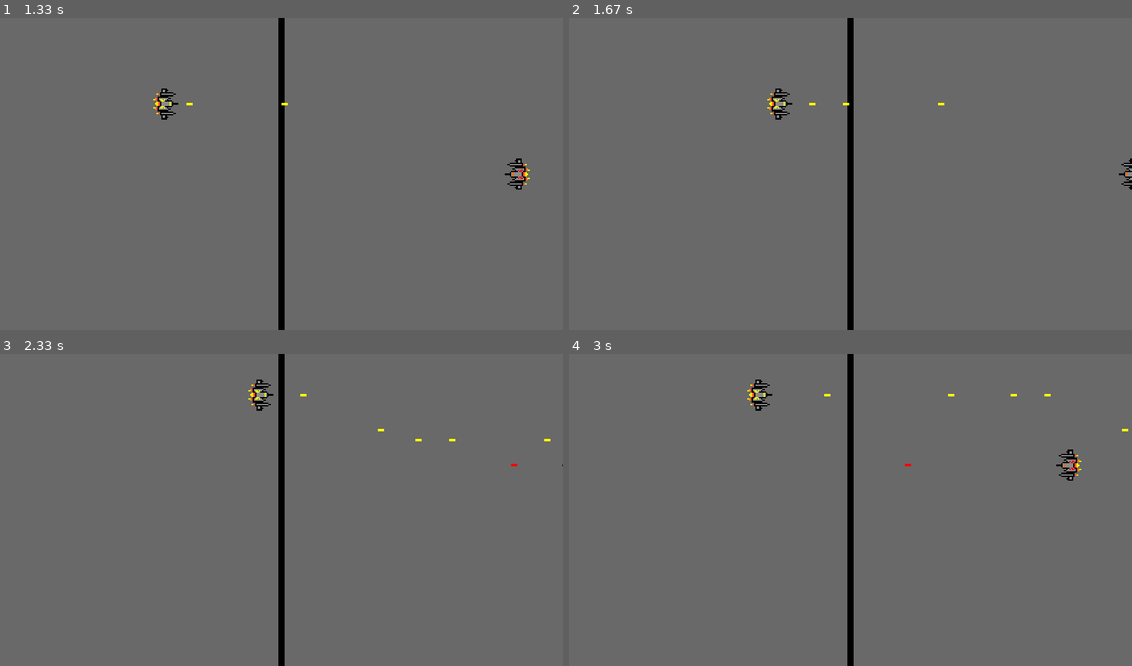
Above: before the commit, frames 1-4 (two rows, left to right).
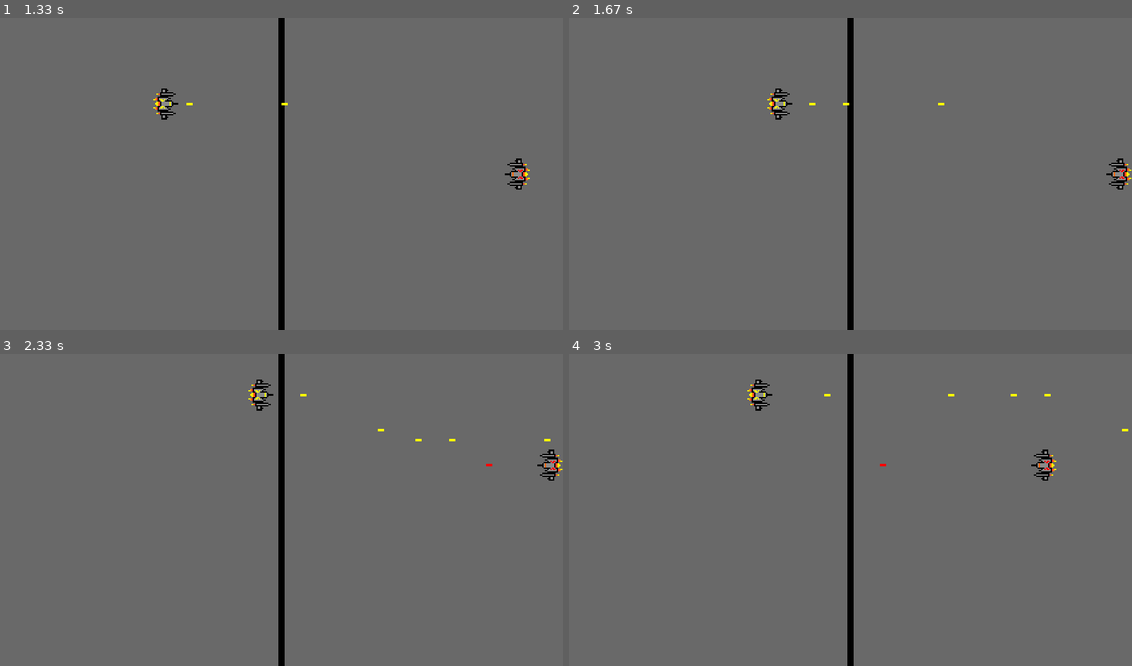
Above: after the commit, the same moments.

Repository: Specknz/SpaceContenders
Game: pygame game, started from main.py
Same seed, same stepped clock (60 frames per second), same inputs: the game is played once before the commit and once after it.
Inputs:
- Up to frame 1 (1.33 s): hold W 0.33-0.8 s; hold Right 0.33-0.8 s; tap Ctrl at 0.83, 1.23 s; hold Right from 1.17 s (still down); hold D from 1.17 s (still down)
- Up to frame 2 (1.67 s): tap Ctrl at 1.53 s; release Right at 1.63 s; release D at 1.63 s
- Up to frame 3 (2.33 s): hold Up 1.67-1.97 s; hold W 1.67-1.97 s; tap Ctrl at 1.73, 2.07 s; hold Right from 2 s (still down); hold D from 2 s (still down); tap Right Ctrl at 2.15 s
- Up to frame 4 (3 s): tap Ctrl at 2.37, 2.57, 2.87 s; release Right at 2.47 s; release D at 2.47 s; hold Left from 2.5 s (still down); hold A from 2.5 s (still down)

Frame 1 is identical in both runs. In frame 2, 0.3% of the frame differs, in the area x 95-100%, y 45-55%; in frame 3, 0.2%; in frame 4, 0.5%, in the area x 55-91%, y 30-41%.

Commit message:
Movement Refactoring

Diff:
--- a/Models/ship.py
+++ b/Models/ship.py
@@ -53,56 +53,42 @@
 
     def move(self, keys_pressed):
         if keys_pressed[self.control_scheme["LEFT"]]:
-            self.__move_left()
+            self.__move_x( -(self.MOVE_SPEED) )
 
         if keys_pressed[self.control_scheme["RIGHT"]]:
-            self.__move_right()
+            self.__move_x(self.MOVE_SPEED)
 
         if keys_pressed[self.control_scheme["UP"]]:
-            self.__move_up()
+            self.__move_y( -(self.MOVE_SPEED) )
 
         if keys_pressed[self.control_scheme["DOWN"]]:
-            self.__move_down()
+            self.__move_y(self.MOVE_SPEED)
 
 
-    def __move_left(self):
-        next_position = self.__get_next_position(-(self.MOVE_SPEED))
+    def __move_x(self, amount_to_move):
+        next_position: pygame.Rect = self.__get_next_position('x', amount_to_move)
 
-        if (self.rect.x - self.MOVE_SPEED) > 0 and not next_position.colliderect(UI.CENTER_LINE):
-            self.rect.x -= self.MOVE_SPEED
-            logging.debug(f"{self.color_text} ship moved LEFT")
+        if (next_position.x > 0) and (next_position.x + self.HEIGHT < UI.WIN_WIDTH) and not (next_position.colliderect(UI.CENTER_LINE)):
+            self.rect.x += amount_to_move
+            logging.debug(f"{self.color_text} ship moved {'Right' if amount_to_move > 0 else 'Left'}")
             return
 
-        if self.rect.colliderect(UI.CENTER_LINE):
+        if next_position.colliderect(UI.CENTER_LINE):
             logging.debug(f"{self.color_text} ship colliding with center line")
             return
 
         logging.debug(f"{self.color_text} ship colliding with outer wall")
 
 
-    def __move_right(self):
-        next_position = self.__get_next_position(self.MOVE_SPEED)
+    def __move_y(self, amount_to_move):
+        next_position: pygame.Rect = self.__get_next_position('y', amount_to_move)
 
-        if (self.rect.x + self.MOVE_SPEED) < UI.WIN_WIDTH and not next_position.colliderect(UI.CENTER_LINE):
-            self.rect.x += self.MOVE_SPEED
-            logging.debug(f"{self.color_text} ship moved RIGHT")
-            return
-
-        if self.rect.colliderect(UI.CENTER_LINE):
-            logging.debug(f"{self.color_text} ship colliding with center line")
+        if (next_position.y > 0) and (next_position.y + self.WIDTH < UI.WIN_HEIGHT):
+            self.rect.y += amount_to_move
+            logging.debug(f"{self.color_text} ship moved {'Down' if amount_to_move > 0 else 'Up'}")
             return
 
         logging.debug(f"{self.color_text} ship colliding with outer wall")
-
-
-    def __move_up(self):
-        if (self.rect.y - self.MOVE_SPEED) > 0:
-            self.rect.y -= self.MOVE_SPEED
-
-
-    def __move_down(self):
-        if (self.rect.y + self.MOVE_SPEED) + self.WIDTH < UI.WIN_HEIGHT:
-            self.rect.y += self.MOVE_SPEED
 
 
     def __get_bullet_x_spawn_adjustment(self):
@@ -112,7 +98,16 @@
         return 0
 
 
-    def __get_next_position(self, amount):
-        next_position = pygame.Rect(self.rect.x, self.rect.y, self.HEIGHT, self.WIDTH)
-        next_position.x += amount
+    def __get_next_position(self, axis, amount_to_move) -> pygame.Rect:
+        if axis == 'x':
+            next_position = pygame.Rect(self.rect.x + amount_to_move,
+                                        self.rect.y,
+                                        self.HEIGHT,
+                                        self.WIDTH)
+        elif axis == 'y':
+            next_position = pygame.Rect(self.rect.x,
+                                        self.rect.y + amount_to_move,
+                                        self.HEIGHT,
+                                        self.WIDTH)
+
         return next_position
--- a/main.py
+++ b/main.py
@@ -40,6 +40,5 @@
                         datefmt="%Y-%m-%d %H:%M:%S")
 
 
-
 if __name__ == "__main__":
     main()
